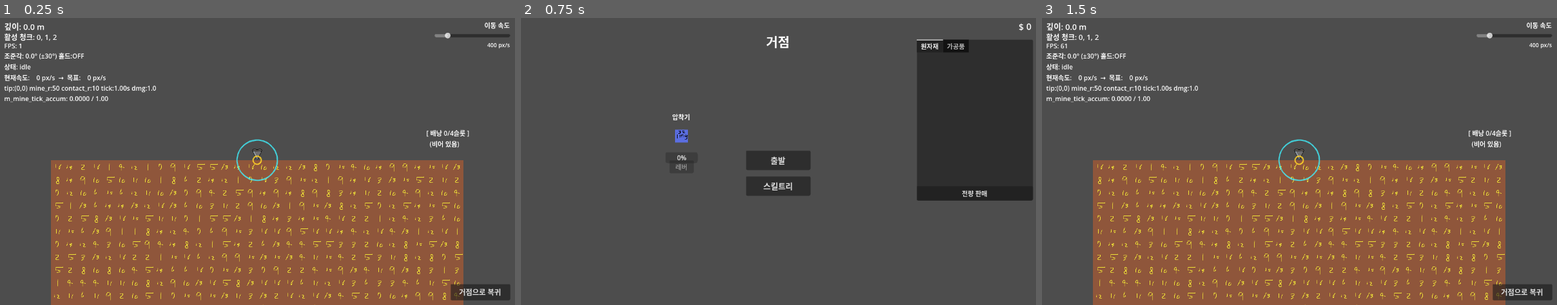
Above: before the commit, frames 1-3 (left to right).
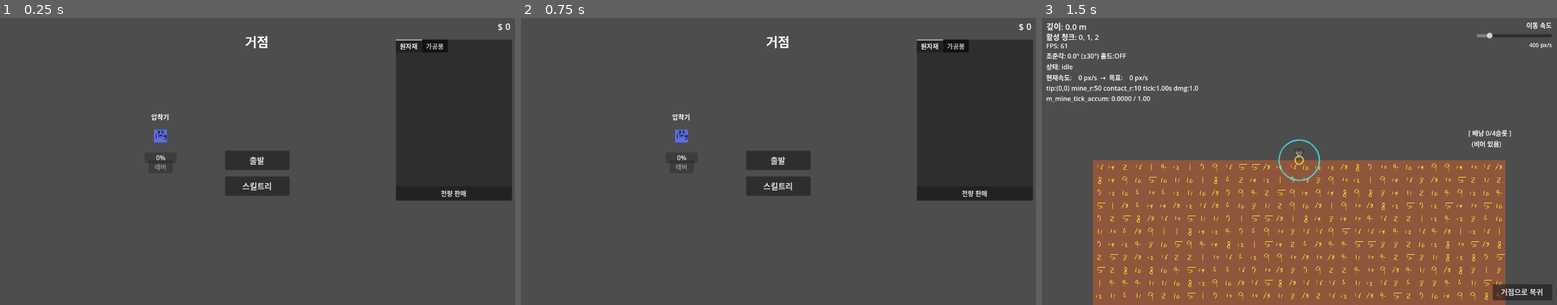
Above: after the commit, the same moments.

Repository: illwsion/Dig-Down-the-Planet
Game: Godot game, scene res://scenes/GameRoot.tscn
Same seed, same stepped clock (60 frames per second), same inputs: the game is played once before the commit and once after it. Before the commit the project starts from res://scenes/main/Main.tscn. The engine's default icon, where the game draws it, is replaced by a stand-in: a white triangle on a blue panel in a dark square.
Inputs (mouse positions are in pixels of both pictures, inside the frame that each line leads up to):
- Up to frame 1 (0.25 s): no input
- Up to frame 2 (0.75 s): click (999, 293) at 0.5 s, where only the run before the commit has a clickable "거점으로 복귀"
- Up to frame 3 (1.5 s): click "출발" at 1.25 s

The runs differ from the first frame. In frame 1, 54% of the frame differs, in the area x 0-100%, y 1-100%; in frame 2, nothing differs; in frame 3, nothing differs.

Commit message:
feat: 자원 날아가는 애니메이션, hub 씬 항상 켜두기

Diff:
--- a/project.godot
+++ b/project.godot
@@ -11,7 +11,7 @@
 [application]
 
 config/name="Dig Down the Planet"
-run/main_scene="res://scenes/main/Main.tscn"
+run/main_scene="res://scenes/GameRoot.tscn"
 config/features=PackedStringArray("4.6", "Forward Plus")
 config/icon="res://icon.svg"
 
--- /dev/null
+++ b/scenes/GameRoot.gd
@@ -0,0 +1,45 @@
+extends Node
+
+## 게임 전체의 루트. Hub는 항상 자식으로 유지하고, Main은 런 시작 시 생성·귀환 시 제거한다.
+## 씬 전환은 get_tree().change_scene_to_file() 대신 enter_run() / return_to_hub()를 사용한다.
+
+const c_MainScene := preload("res://scenes/main/Main.tscn")
+
+@onready var m_hub: Node2D = $Hub
+
+## 현재 활성화된 Main 인스턴스. 런 중이 아니면 null.
+var m_run: Node2D = null
+
+
+func _ready() -> void:
+	add_to_group("game_root")
+
+
+## Hub → 채굴: GameState 초기화 → Hub 숨김 → Main 새로 생성 후 트리에 추가.
+func enter_run() -> void:
+	if m_run != null:
+		push_warning("GameRoot.enter_run: 이미 런이 진행 중입니다.")
+		return
+
+	GameState.start_run()
+
+	m_hub.set_hub_visible(false)
+	m_hub.process_mode = Node.PROCESS_MODE_DISABLED
+
+	m_run = c_MainScene.instantiate()
+	add_child(m_run)
+
+
+## 채굴 → Hub: 귀환 처리 → Main 제거 → Hub 다시 활성화.
+func return_to_hub() -> void:
+	for drop in get_tree().get_nodes_in_group("drop_items"):
+		drop.queue_free()
+	GameState.transfer_run_to_hub()
+
+	if m_run != null:
+		m_run.queue_free()
+		m_run = null
+
+	m_hub.set_hub_visible(true)
+	m_hub.process_mode = Node.PROCESS_MODE_INHERIT
+	m_hub.update_dollars_label()
--- /dev/null
+++ b/scenes/GameRoot.tscn
@@ -0,0 +1,9 @@
+[gd_scene load_steps=3 format=3 uid="uid://game_root"]
+
+[ext_resource type="Script" path="res://scenes/GameRoot.gd" id="1_gameroot"]
+[ext_resource type="PackedScene" path="res://scenes/hub/Hub.tscn" id="2_hub"]
+
+[node name="GameRoot" type="Node"]
+script = ExtResource("1_gameroot")
+
+[node name="Hub" parent="." instance=ExtResource("2_hub")]
--- a/scenes/hub/Hub.gd
+++ b/scenes/hub/Hub.gd
@@ -1,5 +1,10 @@
 extends Node2D
 
+const c_FlyDurationSec: float = 0.45
+const c_FlyIconSize: Vector2 = Vector2(32, 32)
+
+@onready var m_ui_layer: CanvasLayer = $UILayer
+@onready var m_fly_layer: Control = $UILayer/FlyLayer
 @onready var m_start_button: Button = $UILayer/StartButton
 @onready var m_skill_tree_button: Button = $UILayer/SkillTreeButton
 @onready var m_skill_tree_panel: PanelContainer = $UILayer/SkillTreePanel
@@ -10,6 +15,7 @@
 
 
 func _ready() -> void:
+	add_to_group("hub")
 	m_start_button.pressed.connect(_on_start_button_pressed)
 	m_skill_tree_button.pressed.connect(_on_skill_tree_button_pressed)
 	m_close_button.pressed.connect(_on_close_button_pressed)
@@ -18,14 +24,70 @@
 	update_dollars_label()
 
 
+## Hub 전체(월드 + UI 레이어)를 보이거나 숨긴다.
+## CanvasLayer는 부모 visible을 상속하지 않으므로 별도 처리가 필요하다.
+func set_hub_visible(_value: bool) -> void:
+	visible = _value
+	m_ui_layer.visible = _value
+
+
 ## 달러 레이블 갱신. HubInventoryPanel 판매 후, 귀환 직후 등에서 호출한다.
 func update_dollars_label() -> void:
 	m_dollars_label.text = "$ %d" % GameState.dollars
 
 
+## 자원 비행 연출 시작점(글로벌). MachineNode 등에서 호출한다.
+func get_fly_start_global_position() -> Vector2:
+	return m_inventory_panel.get_fly_start_global_position()
+
+
+## 아이템 아이콘을 글로벌 좌표 간으로 비행시킨다. 완료 시 `_on_finished` 호출 후 비행 노드는 제거된다.
+func play_item_fly(_texture: Texture2D, _from_global: Vector2, _to_global: Vector2, _on_finished: Callable) -> void:
+	if m_fly_layer == null:
+		if _on_finished.is_valid():
+			_on_finished.call()
+		return
+	if _texture == null:
+		push_warning("Hub.play_item_fly: texture가 null입니다.")
+		if _on_finished.is_valid():
+			_on_finished.call()
+		return
+
+	var fly: TextureRect = TextureRect.new()
+	fly.mouse_filter = Control.MOUSE_FILTER_IGNORE
+	fly.texture = _texture
+	fly.expand_mode = TextureRect.EXPAND_IGNORE_SIZE
+	fly.stretch_mode = TextureRect.STRETCH_KEEP_ASPECT_CENTERED
+	fly.custom_minimum_size = c_FlyIconSize
+	fly.size = c_FlyIconSize
+	m_fly_layer.add_child(fly)
+
+	# Control에는 to_local이 없을 수 있어 CanvasItem 글로벌 변환 역행렬로 변환한다.
+	var inv: Transform2D = m_fly_layer.get_global_transform().affine_inverse()
+	var start_local: Vector2 = inv * _from_global
+	var end_local: Vector2 = inv * _to_global
+	fly.position = start_local - c_FlyIconSize * 0.5
+	end_local -= c_FlyIconSize * 0.5
+
+	var tween := create_tween()
+	tween.set_trans(Tween.TRANS_QUAD).set_ease(Tween.EASE_OUT)
+	tween.tween_property(fly, "position", end_local, c_FlyDurationSec)
+	tween.finished.connect(_on_fly_fx_finished.bind(fly, _on_finished))
+
+
+func _on_fly_fx_finished(_fly: TextureRect, _callback: Callable) -> void:
+	if _callback.is_valid():
+		_callback.call()
+	if is_instance_valid(_fly):
+		_fly.queue_free()
+
+
 func _on_start_button_pressed() -> void:
-	GameState.start_run()
-	get_tree().change_scene_to_file("res://scenes/main/Main.tscn")
+	var game_root: Node = get_tree().get_first_node_in_group("game_root")
+	if game_root != null:
+		game_root.enter_run()
+	else:
+		push_error("Hub: game_root 그룹에 GameRoot가 없습니다.")
 
 
 func _on_skill_tree_button_pressed() -> void:
--- a/scenes/hub/Hub.tscn
+++ b/scenes/hub/Hub.tscn
@@ -38,7 +38,7 @@
 offset_top = 40.0
 offset_right = 100.0
 offset_bottom = 80.0
-grow_horizontal = 3
+grow_horizontal = 2
 theme_override_font_sizes/font_size = 32
 text = "거점"
 horizontal_alignment = 1
@@ -54,8 +54,8 @@
 offset_top = -24.0
 offset_right = 80.0
 offset_bottom = 24.0
-grow_horizontal = 3
-grow_vertical = 3
+grow_horizontal = 2
+grow_vertical = 2
 theme_override_font_sizes/font_size = 20
 text = "출발"
 
@@ -70,8 +70,8 @@
 offset_top = 40.0
 offset_right = 80.0
 offset_bottom = 88.0
-grow_horizontal = 3
-grow_vertical = 3
+grow_horizontal = 2
+grow_vertical = 2
 theme_override_font_sizes/font_size = 20
 text = "스킬트리"
 
@@ -87,8 +87,8 @@
 offset_top = 40.0
 offset_right = -40.0
 offset_bottom = -40.0
-grow_horizontal = 3
-grow_vertical = 3
+grow_horizontal = 2
+grow_vertical = 2
 
 [node name="VBox" type="VBoxContainer" parent="UILayer/SkillTreePanel"]
 layout_mode = 2
@@ -130,3 +130,19 @@
 offset_right = -8.0
 offset_bottom = 460.0
 grow_horizontal = 0
+
+[node name="FlyLayer" type="Control" parent="UILayer"]
+layout_mode = 1
+anchors_preset = 15
+anchor_left = 0.0
+anchor_top = 0.0
+anchor_right = 1.0
+anchor_bottom = 1.0
+offset_left = 0.0
+offset_top = 0.0
+offset_right = 0.0
+offset_bottom = 0.0
+grow_horizontal = 2
+grow_vertical = 2
+mouse_filter = 2
+z_index = 10
--- a/scenes/main/Main.gd
+++ b/scenes/main/Main.gd
@@ -48,10 +48,11 @@
 
 
 func _on_return_button_pressed() -> void:
-	for drop in get_tree().get_nodes_in_group("drop_items"):
-		drop.queue_free()
-	GameState.transfer_run_to_hub()
-	get_tree().change_scene_to_file("res://scenes/hub/Hub.tscn")
+	var game_root: Node = get_tree().get_first_node_in_group("game_root")
+	if game_root != null:
+		game_root.return_to_hub()
+	else:
+		push_error("Main: game_root 그룹에 GameRoot가 없습니다.")
 
 
 func _on_speed_slider_changed(value: float) -> void:
--- a/scripts/hub/MachineNode.gd
+++ b/scripts/hub/MachineNode.gd
@@ -8,7 +8,7 @@
 	IDLE,     # 대기 중
 	LOADING,  # 자원 투입 중 (초기엔 즉시 전환, C-3 이후 Tween 연출용으로 예약)
 	FULL,     # input_count 도달 — 레버 대기, 자동 레버 업그레이드 발동 대상
-	PARTIAL,  # 1개 이상 투입됐으나 input_count 미달 — 레버 클릭 가능, 자동 레버 발동 안 함
+	PARTIAL,  # 1개 이상 투입됐으나 input_count 미달 — 레버는 비활성(FULL만 작동)
 	RUNNING,  # 가공 중 (게이지 감소)
 	DONE,     # 가공 완료 — collect_output() 자동 호출 후 IDLE 복귀
 }
@@ -26,25 +26,36 @@
 @onready var m_lever_button: Button = $LeverButton
 @onready var m_name_label: Label = $NameLabel
 @onready var m_click_area: Area2D = $ClickArea
+@onready var m_sprite: Sprite2D = $Sprite2D
 
 var m_state: MachineState = MachineState.IDLE
 
-## 게이지 비율 (0.0 ~ 1.0).
+## 게이지 비율 (0.0 ~ 1.0). 비행 아이콘이 도착할 때만 갱신한다.
 var m_gauge: float = 0.0
 
-## 현재 투입된 아이템 수.
+## 클릭 즉시 반영되는 예약 적재량. `input_count` 초과 클릭을 막는다.
 var m_loaded_count: int = 0
+
+## 비행 Tween이 끝난 횟수. 게이지·FULL 판정은 이 값 기준이다.
+var m_arrived_count: int = 0
 
 ## 현재 사이클에서 선택된 레시피. IDLE 복귀 시 null로 초기화된다.
 var m_chosen_recipe: MachineRecipe = null
 
 var m_run_timer: float = 0.0
+
+## RUNNING 진입 시점의 게이지 값. 부분 투입 후 가공 시 여기서부터 감소한다.
+var m_run_start_gauge: float = 1.0
+
+## Hub 씬 루트 (`Hub.gd`, 그룹 `hub`). `play_item_fly` 등 연출은 여기로 위임한다.
+var m_hub: Node = null
 #endregion
 
 #region Unity Lifecycle
 func _ready() -> void:
 	m_lever_button.pressed.connect(_on_lever_button_pressed)
 	m_click_area.input_event.connect(_on_click_area_input_event)
+	_resolve_hub_ref()
 	_update_ui()
 
 	if m_def != null:
@@ -54,7 +65,8 @@
 func _process(_delta: float) -> void:
 	if m_state == MachineState.RUNNING:
 		m_run_timer += _delta
-		m_gauge = 1.0 - clampf(m_run_timer / m_def.process_time, 0.0, 1.0)
+		var t: float = clampf(m_run_timer / m_def.process_time, 0.0, 1.0)
+		m_gauge = m_run_start_gauge * (1.0 - t)
 		_update_gauge_bar()
 
 		if m_run_timer >= m_def.process_time:
@@ -62,11 +74,15 @@
 #endregion
 
 #region Public Methods
-## ClickArea 클릭 시 호출. 클릭 1번에 아이템 1개 투입.
+## ClickArea 클릭 시 호출. 클릭 1번에 창고 즉시 차감·내부 예약 증가, 게이지는 비행 완료 후 갱신.
 ## IDLE: 가장 비싼 산출품 레시피 선택. PARTIAL: 선택된 레시피 유지.
 func try_load_from_hub() -> void:
 	if m_def == null:
 		return
+	if m_state == MachineState.RUNNING or m_state == MachineState.DONE:
+		return
+	if m_state == MachineState.FULL or m_state == MachineState.LOADING:
+		return
 	if m_state != MachineState.IDLE and m_state != MachineState.PARTIAL:
 		return
 	if m_loaded_count >= m_def.input_count:
@@ -74,7 +90,6 @@
 
 	# 레시피 결정
 	if m_state == MachineState.IDLE:
-		# 산출품 판매가 기준 내림차순으로 재료가 있는 첫 번째 레시피 선택
 		var sorted_recipes := m_def.recipes.duplicate()
 		sorted_recipes.sort_custom(func(a: MachineRecipe, b: MachineRecipe) -> bool:
 			return _get_sell_price(a.output_id) > _get_sell_price(b.output_id)
@@ -86,30 +101,38 @@
 		if m_chosen_recipe == null:
 			return
 	else:
-		# PARTIAL: 이미 선택된 레시피의 재료가 떨어졌으면 투입 불가
 		if GameState.hub_inventory.get_count(m_chosen_recipe.input_id) <= 0:
 			return
 
-	# 창고에서 1개 차감
 	GameState.hub_inventory.remove_item(m_chosen_recipe.input_id, 1)
 	m_loaded_count += 1
 
-	m_gauge = clampf(float(m_loaded_count) / float(m_def.input_count), 0.0, 1.0)
-
-	if m_loaded_count >= m_def.input_count:
-		_set_state(MachineState.FULL)
-		# 자동 레버 업그레이드 (Phase F-2 대비 — FULL 상태일 때만 발동)
-		if GameState.get("auto_lever") == true:
-			start_processing()
-	else:
-		_set_state(MachineState.PARTIAL)
-
-
-## 레버 클릭 시 호출. FULL 또는 PARTIAL 상태일 때 RUNNING으로 전환.
+	_ensure_hub_ref()
+
+	var item_def: ItemDef = ItemDatabase.get_def(m_chosen_recipe.input_id)
+	var tex: Texture2D = item_def.icon if item_def != null else null
+	var from_global: Vector2 = Vector2.ZERO
+	var to_global: Vector2 = m_sprite.global_position
+	if is_instance_valid(m_hub):
+		var fg: Variant = m_hub.call(&"get_fly_start_global_position")
+		if fg is Vector2:
+			from_global = fg
+
+	if is_instance_valid(m_hub):
+		m_hub.call(&"play_item_fly", tex, from_global, to_global, Callable(self, "_on_inventory_fly_finished"))
+	else:
+		push_warning("MachineNode: Hub를 찾을 수 없어 비행 없이 즉시 도착 처리합니다.")
+		call_deferred("_on_inventory_fly_finished")
+
+	_refresh_state_after_commit()
+
+
+## 레버 클릭 시 호출. FULL 상태일 때만 RUNNING으로 전환.
 func start_processing() -> void:
-	if m_state != MachineState.FULL and m_state != MachineState.PARTIAL:
+	if m_state != MachineState.FULL:
 		return
 	m_run_timer = 0.0
+	m_run_start_gauge = m_gauge
 	_set_state(MachineState.RUNNING)
 
 
@@ -120,12 +143,58 @@
 	GameState.hub_inventory.add_item(m_chosen_recipe.output_id, m_def.output_count)
 	emit_signal("output_collected")
 	m_loaded_count = 0
+	m_arrived_count = 0
 	m_chosen_recipe = null
 	m_gauge = 0.0
 	_set_state(MachineState.IDLE)
 #endregion
 
 #region Private Methods
+func _ensure_hub_ref() -> void:
+	if is_instance_valid(m_hub):
+		return
+	_resolve_hub_ref()
+
+
+func _resolve_hub_ref() -> void:
+	m_hub = get_tree().get_first_node_in_group("hub")
+	if m_hub != null:
+		return
+	var n: Node = get_parent()
+	while n != null:
+		if n.name == &"Hub":
+			m_hub = n
+			return
+		n = n.get_parent()
+	push_warning("MachineNode: Hub를 찾지 못했습니다. 그룹 'hub' 또는 이름이 Hub인 조상 노드가 필요합니다.")
+
+
+## 창고 차감·내부 예약 직후. 게이지·FULL은 비행 완료 콜백에서만 맞춘다.
+func _refresh_state_after_commit() -> void:
+	if m_loaded_count >= m_def.input_count and m_arrived_count < m_def.input_count:
+		_set_state(MachineState.LOADING)
+	else:
+		_set_state(MachineState.PARTIAL)
+
+
+## 비행 Tween 종료 1회마다 호출. `m_gauge`·FULL·자동 레버는 여기서만 반영한다.
+func _on_inventory_fly_finished() -> void:
+	if m_def == null:
+		return
+	m_arrived_count += 1
+	m_gauge = clampf(float(m_arrived_count) / float(m_def.input_count), 0.0, 1.0)
+	_update_gauge_bar()
+
+	if m_arrived_count >= m_def.input_count:
+		_set_state(MachineState.FULL)
+		if GameState.get("auto_lever") == true:
+			start_processing()
+	elif m_loaded_count >= m_def.input_count:
+		_set_state(MachineState.LOADING)
+	else:
+		_set_state(MachineState.PARTIAL)
+
+
 func _set_state(_next: MachineState) -> void:
 	m_state = _next
 	_update_ui()
@@ -144,8 +213,7 @@
 
 
 func _update_lever_button() -> void:
-	var can_start := m_state == MachineState.FULL or m_state == MachineState.PARTIAL
-	m_lever_button.disabled = not can_start
+	m_lever_button.disabled = m_state != MachineState.FULL
 
 
 func _on_lever_button_pressed() -> void:
--- a/scripts/hub/ui/HubInventoryPanel.gd
+++ b/scripts/hub/ui/HubInventoryPanel.gd
@@ -27,6 +27,13 @@
 ## 외부에서 갱신이 필요할 때 호출 (귀환 후, 판매 후 등).
 func refresh() -> void:
 	_refresh_list(m_current_category)
+
+
+## 자원 비행 연출(C-3) 시작점. 패널의 글로벌 AABB 중심.
+## 레이아웃 직후 값이 필요하면 호출 쪽에서 `call_deferred` 등으로 한 프레임 늦출 것.
+func get_fly_start_global_position() -> Vector2:
+	var r: Rect2 = get_global_rect()
+	return r.position + r.size * 0.5
 #endregion
 
 #region Private Methods
Not shown, added: scenes/GameRoot.gd.uid
Not shown, changed: HUB_CRAFTING_SYSTEM.md
